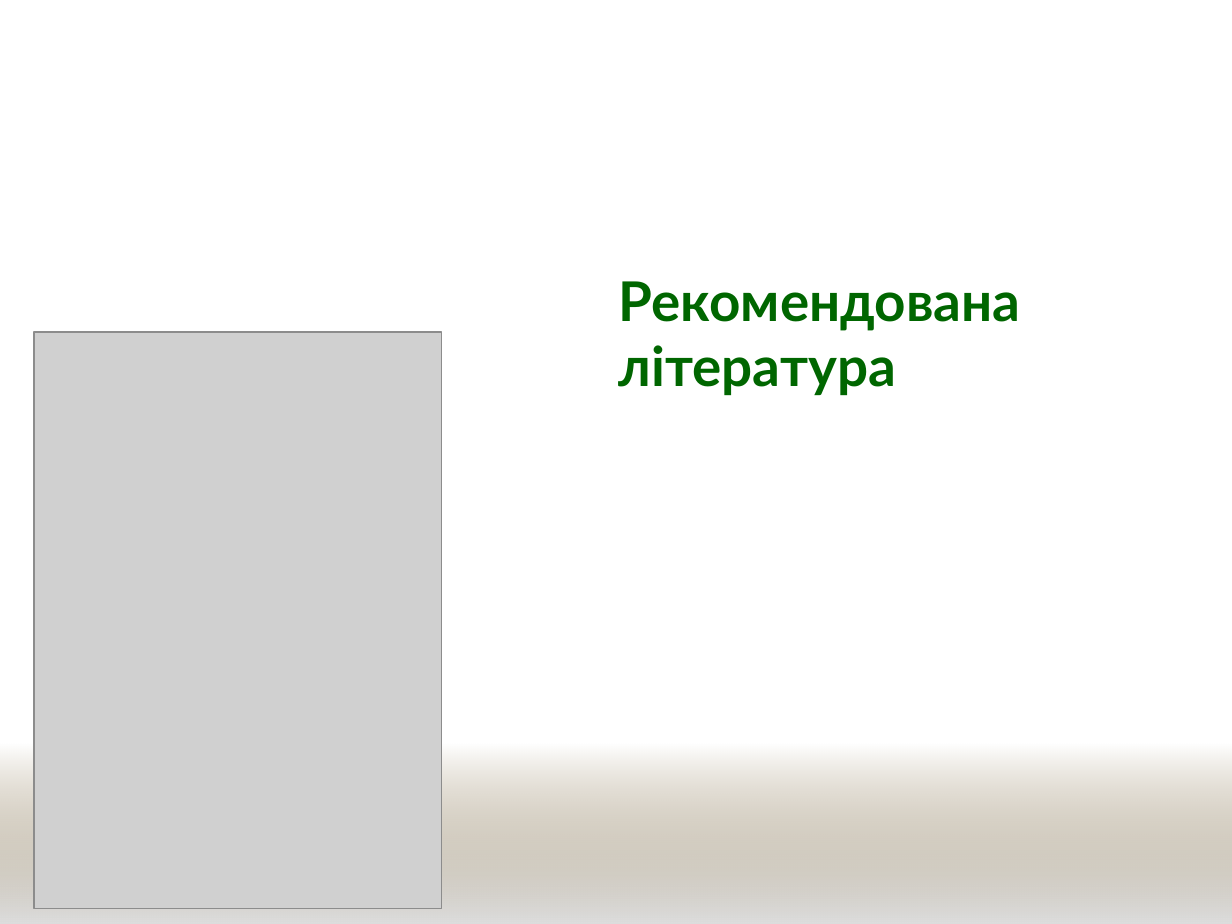
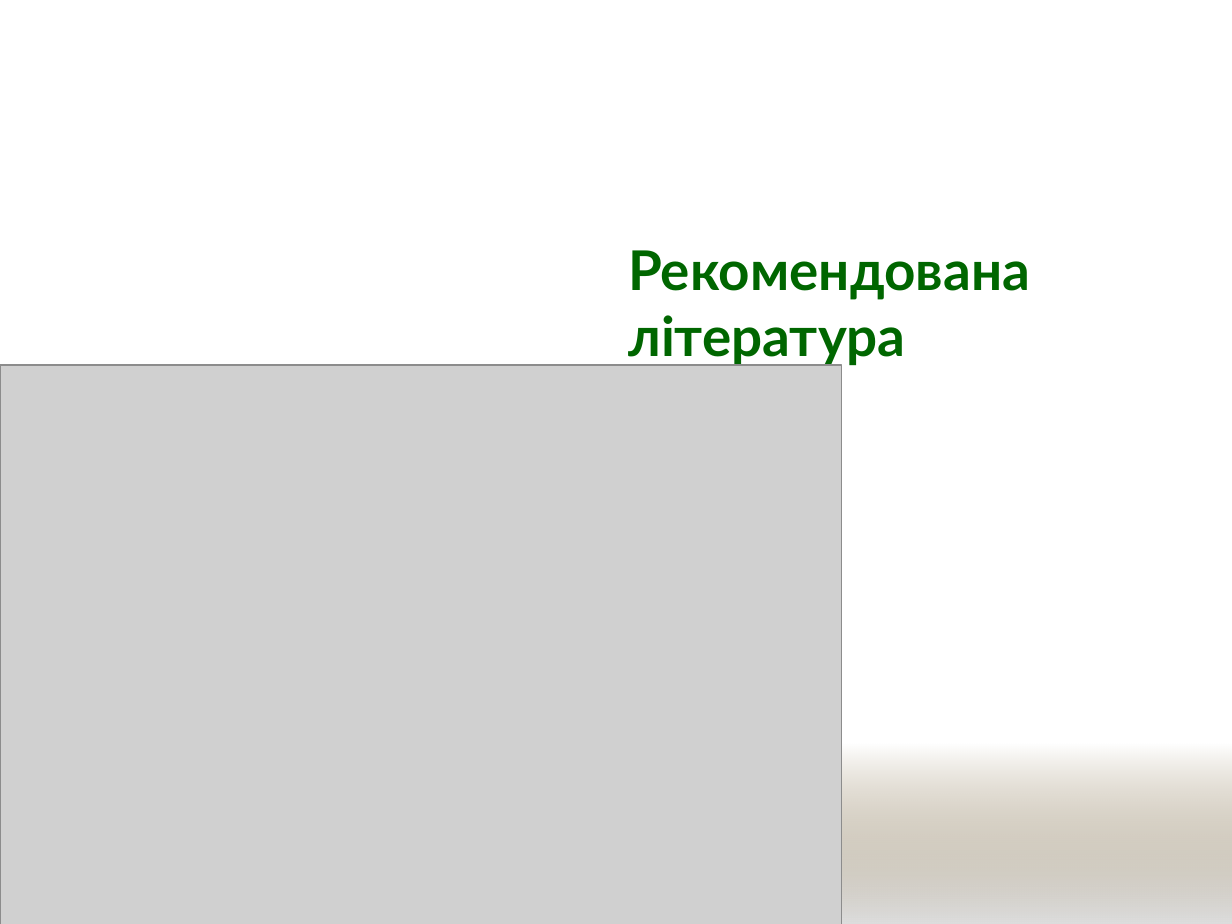
Before and after one commit to l432/NMK, a slide deck: slide 9 of Lecture/Chem/Present/Introduction.pptx. Drawn at 1232x924 pixels with LibreOffice and Linux fonts; fonts in the diff are those of the drawing; grey boxes stand for pictures; background and template pictures are left out. Boxes give left, top, right and bottom in pixels: in the first picture for what was removed or moved away, otherwise in the second. Text is boxed around its words. In the diff, an @@ line names an element or a change of style, - is before the commit and + after.

Commit message:
17-01-2024-nb2

```diff
--- a/Lecture/Chem/Present/Introduction.pptx
+++ b/Lecture/Chem/Present/Introduction.pptx
@@ title "Рекомендована література" moved from (x1=619, y1=281, x2=1021, y2=396) to (x1=628, y1=250, x2=1030, y2=366) @@
@@ picture removed at (x1=34, y1=333, x2=442, y2=909) @@
@@ picture added at (x1=0, y1=365, x2=841, y2=924) @@
```
Also in this commit, not shown: 1 other slide changed.
